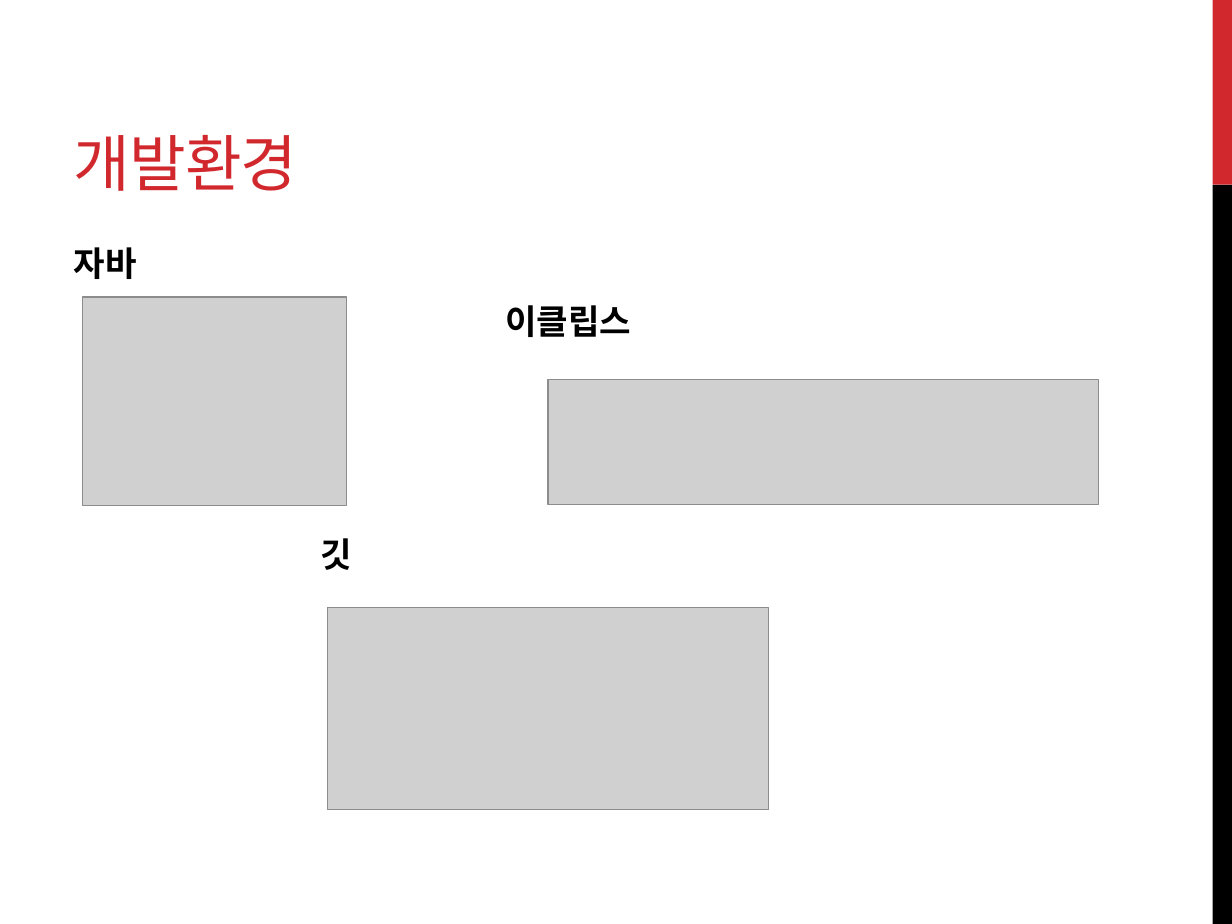
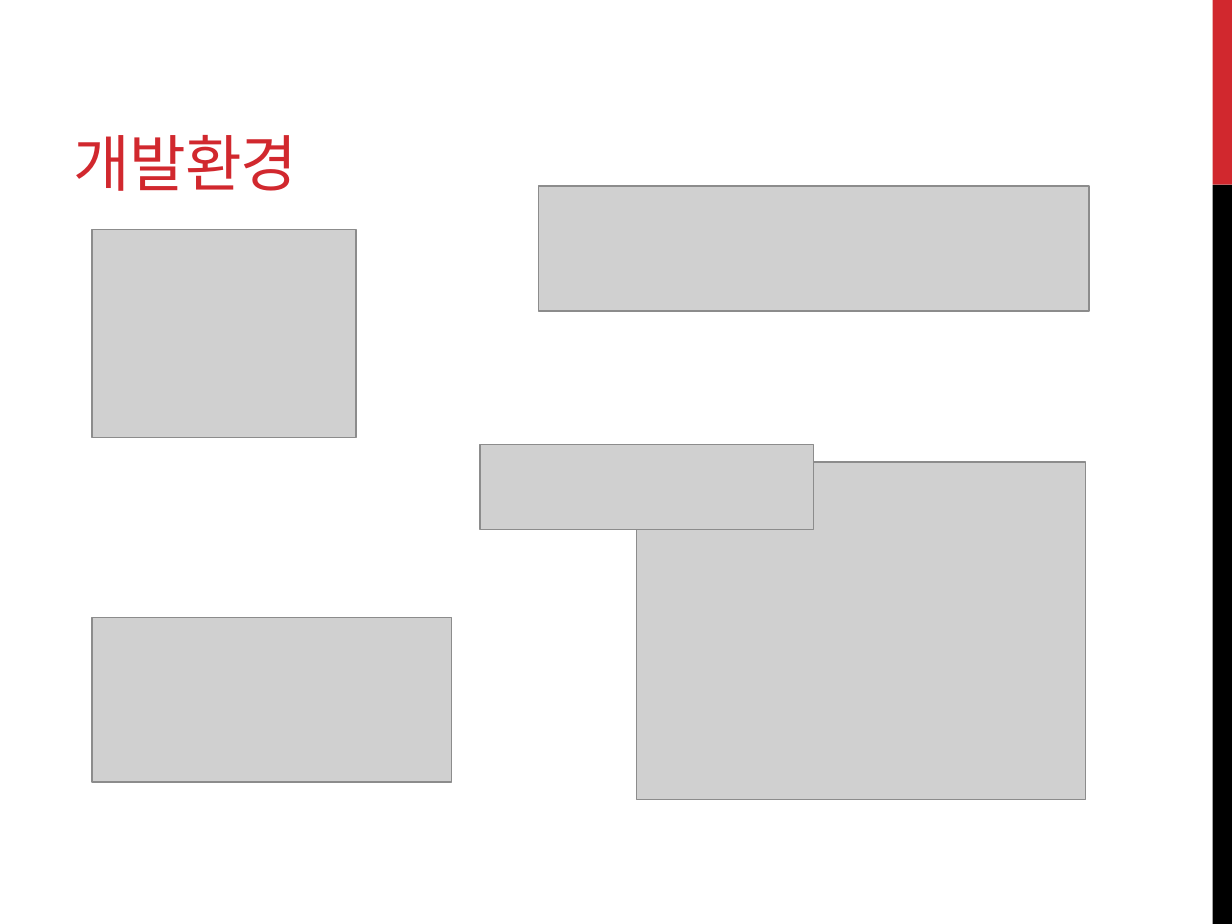
Before and after one commit to jinlee10/javaminiproj, a slide deck: slide 17 of Java_mini_proj_home/java_proj_PPT.pptx. Drawn at 1232x924 pixels with LibreOffice and Linux fonts; fonts in the diff are those of the drawing; grey boxes stand for pictures. Boxes give left, top, right and bottom in pixels: in the first picture for what was removed or moved away, otherwise in the second. Text is boxed around its words. In the diff, an @@ line names an element or a change of style, - is before the commit and + after.

```diff
--- a/Java_mini_proj_home/java_proj_PPT.pptx
+++ b/Java_mini_proj_home/java_proj_PPT.pptx
@@ picture moved from (x1=548, y1=379, x2=1099, y2=505) to (x1=538, y1=186, x2=1089, y2=312) @@
@@ picture moved from (x1=83, y1=297, x2=346, y2=505) to (x1=92, y1=229, x2=356, y2=437) @@
@@ text removed at (x1=74, y1=247, x2=631, y2=570) @@
-자바
-이클립스
-깃
@@ picture added at (x1=480, y1=445, x2=814, y2=530) @@
@@ picture added at (x1=636, y1=462, x2=1085, y2=800) @@
@@ picture resized from (x1=328, y1=607, x2=769, y2=809) to (x1=92, y1=617, x2=452, y2=782) @@
```
Also in this commit, not shown: 2 other slides changed, 1 slide added, 3 other files.
